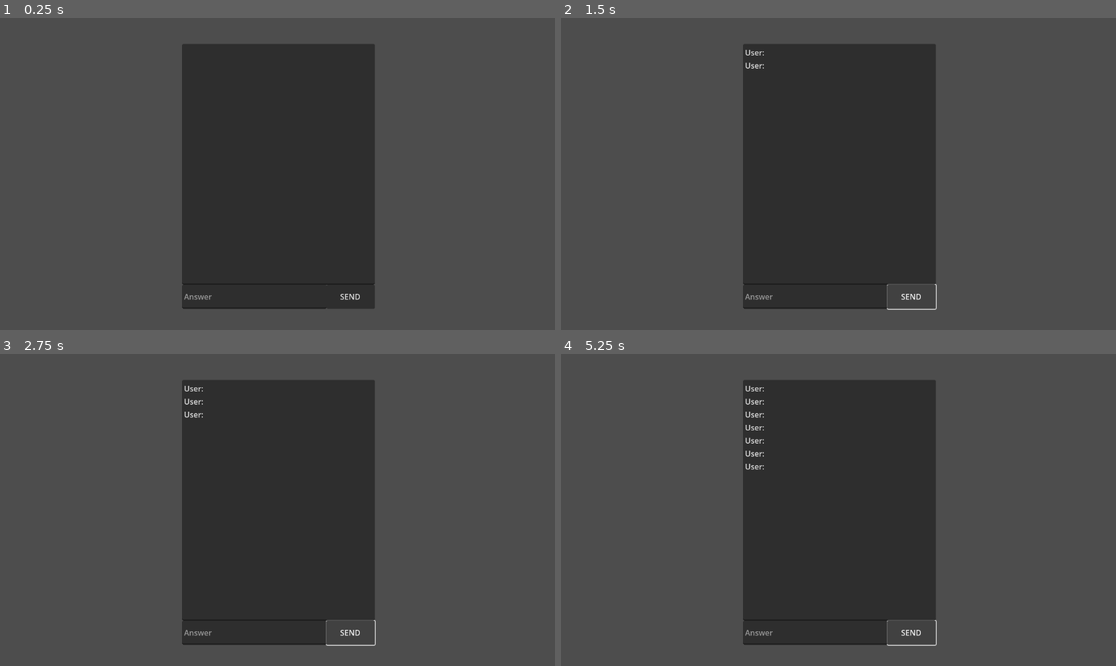
Above: before the commit, frames 1-4 (two rows, left to right).
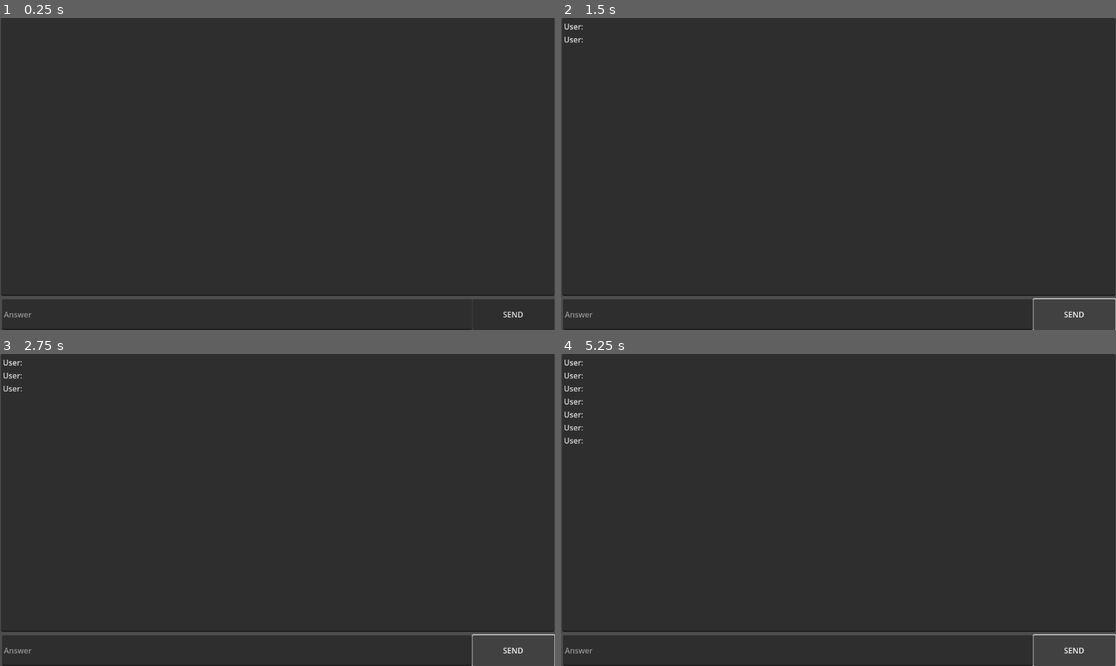
Above: after the commit, the same moments.

Repository: AmirH32/Bot-Or-Not
Game: Godot game, scene res://scenes/Chat.tscn
Two runs of this game, one before a commit and one after it. Both use one fixed random seed, a clock stepped at 60 frames per second and the inputs below. This scene is started directly instead of the project's main scene.
Inputs:
- Up to frame 1 (0.25 s): no input
- Up to frame 2 (1.5 s): click "SEND" at 0.5 s; tap Enter at 1.25 s; hold Right (ui_right) from 1.28 s (still down)
- Up to frame 3 (2.75 s): tap Space at 2 s; release Right (ui_right) at 2.03 s; hold Down (ui_down) from 2.03 s (still down)
- Up to frame 4 (5.25 s): tap Enter at 2.75, 4.25 s; release Down (ui_down) at 2.78 s; hold Right (ui_right) 2.78-3.53 s; tap Space at 3.5, 5 s; hold Up (ui_up) 3.53-4.28 s; hold Left (ui_left) from 4.28 s (still down)

The runs differ from the first frame. In frame 1, 70% of the frame differs, in the area x 0-100%, y 0-100%; in frame 2, 68%; in frame 3, 68%; in frame 4, 68%.

Commit message:
Ediitng the size of the chat box

Diff:
--- a/Scripts/chat.gd
+++ b/Scripts/chat.gd
@@ -16,6 +16,12 @@
 
 # On startup get the first question from AI
 func _ready() -> void:
+	 # Set the TextEdit to full screen size
+	print(get_viewport().size)
+	text_edit.anchor_left = 0
+	text_edit.anchor_top = 0
+	text_edit.anchor_right = 1
+	text_edit.anchor_bottom = 1
 	http_request_node.get_first_question()
 
 
--- a/scenes/Chat.tscn
+++ b/scenes/Chat.tscn
@@ -8,21 +8,28 @@
 
 [node name="Send" type="Button" parent="."]
 custom_minimum_size = Vector2(100, 40)
-offset_left = 300.0
-offset_right = 400.0
-offset_bottom = 50.0
+offset_left = 603.0
+offset_top = 30.0
+offset_right = 773.0
+offset_bottom = 94.0
 text = "SEND"
 
 [node name="Answer" type="LineEdit" parent="."]
 custom_minimum_size = Vector2(300, 50)
-offset_right = 300.0
-offset_bottom = 50.0
+offset_left = -374.0
+offset_top = 30.0
+offset_right = 602.0
+offset_bottom = 94.0
 placeholder_text = "Answer"
 
 [node name="TextEdit" type="TextEdit" parent="."]
 custom_minimum_size = Vector2(400, 500)
-offset_top = -500.0
-offset_right = 400.0
+offset_left = -376.0
+offset_top = -554.0
+offset_right = 773.0
+offset_bottom = 23.0
+size_flags_horizontal = 3
+size_flags_vertical = 3
 
 [node name="Camera2D" type="Camera2D" parent="."]
 position = Vector2(198, -230)
